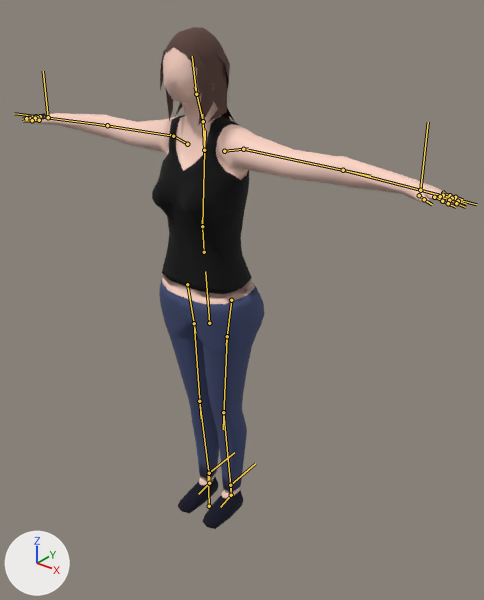
Two versions of the glTF model Resources/Models/Heros/hero_E.glb, one commit apart.
Rendered twice from a 50 mm lens placed at (1.25, -1.373, 1.721), pointed at (0.1, 0.064, 0.83). Lighting does not change. The marker at lower left points along +X, +Y and +Z. The picture after the commit comes second. The bones that change, and the others that lie on the model, are drawn over the model as lines.

The first picture shows 'Human'.
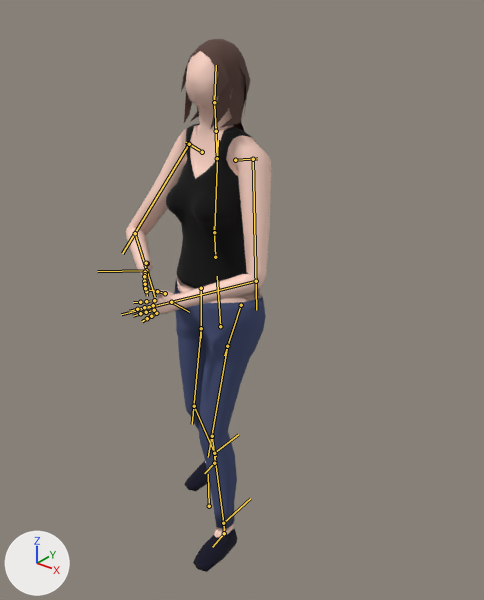
The newer file adds an action. The first version stands in its rest pose; the second is drawn at frame 0 of the action 'BattleActive'.

What changed in the scene script:
```text
Change bone_hip:
    where bone_hip = bpy.data.objects['ArmatureHuman'].pose.bones['Hip']  # child of 'Main'
    bone_hip.location: (0.0, 0.0, 0.0) -> (0.0, -0.047, -0.063)
    bone_hip.rotation_quaternion: (1.0, 0.0, 0.0, 0.0) -> (0.999, 0.0, -0.039, 0.003)  # degrees (0, 0, 0) -> degrees (0, -5, 0)
Change bone_neck:
    where bone_neck = bpy.data.objects['ArmatureHuman'].pose.bones['Neck']  # child of 'Collar'
    bone_neck.rotation_quaternion: (1.0, 0.0, 0.0, 0.0) -> (0.993, -0.117, 0.0, 0.0)  # degrees (0, 0, 0) -> degrees (-13, 0, 0)
Change bone_upperarm_l:
    where bone_upperarm_l = bpy.data.objects['ArmatureHuman'].pose.bones['UpperArm.L']  # child of 'Shoulder.L'
    bone_upperarm_l.rotation_quaternion: (1.0, 0.0, 0.0, 0.0) -> (0.721, 0.422, 0.362, -0.412)  # degrees (0, 0, 0) -> degrees (39, 61, -36)
Change bone_lowerarm_l:
    where bone_lowerarm_l = bpy.data.objects['ArmatureHuman'].pose.bones['LowerArm.L']  # child of 'UpperArm.L'
    bone_lowerarm_l.rotation_quaternion: (1.0, 0.0, 0.0, 0.0) -> (0.839, 0.525, 0.0, 0.142)  # degrees (0, 0, 0) -> degrees (63, -9, 14)
Change bone_upperarm_r:
    where bone_upperarm_r = bpy.data.objects['ArmatureHuman'].pose.bones['UpperArm.R']  # child of 'Shoulder.R'
    bone_upperarm_r.rotation_quaternion: (1.0, 0.0, 0.0, 0.0) -> (0.747, 0.46, -0.388, 0.283)  # degrees (0, 0, 0) -> degrees (59, -57, 7)
Change bone_lowerarm_r:
    where bone_lowerarm_r = bpy.data.objects['ArmatureHuman'].pose.bones['LowerArm.R']  # child of 'UpperArm.R'
    bone_lowerarm_r.rotation_quaternion: (1.0, 0.0, 0.0, 0.0) -> (0.764, 0.623, 0.0, -0.168)  # degrees (0, 0, 0) -> degrees (77, 12, -15)
Change bone_hip_l:
    where bone_hip_l = bpy.data.objects['ArmatureHuman'].pose.bones['Hip.L']  # child of 'Hip'
    bone_hip_l.rotation_quaternion: (1.0, 0.0, 0.0, 0.0) -> (0.957, -0.221, -0.185, -0.014)  # degrees (0, 0, 0) -> degrees (-27, -21, 3)
Change bone_upperleg_l:
    where bone_upperleg_l = bpy.data.objects['ArmatureHuman'].pose.bones['UpperLeg.L']  # child of 'Hip.L'
    bone_upperleg_l.rotation_quaternion: (1.0, 0.0, 0.0, 0.0) -> (1.0, -0.004, 0.003, -0.029)  # degrees (0, 0, 0) -> degrees (0, 0, -3)
Change bone_lowerleg_l:
    where bone_lowerleg_l = bpy.data.objects['ArmatureHuman'].pose.bones['LowerLeg.L']  # child of 'UpperLeg.L'
    bone_lowerleg_l.rotation_quaternion: (1.0, 0.0, 0.0, 0.0) -> (0.992, 0.091, 0.0, -0.083)  # degrees (0, 0, 0) -> degrees (10, 1, -10)
Change bone_hip_r:
    where bone_hip_r = bpy.data.objects['ArmatureHuman'].pose.bones['Hip.R']  # child of 'Hip'
    bone_hip_r.rotation_quaternion: (1.0, 0.0, 0.0, 0.0) -> (0.98, -0.095, 0.175, -0.022)  # degrees (0, 0, 0) -> degrees (-12, 20, -5)
Change bone_upperleg_r:
    where bone_upperleg_r = bpy.data.objects['ArmatureHuman'].pose.bones['UpperLeg.R']  # child of 'Hip.R'
    bone_upperleg_r.rotation_quaternion: (1.0, 0.0, 0.0, 0.0) -> (0.999, -0.006, -0.006, 0.044)  # degrees (0, 0, 0) -> degrees (-1, -1, 5)
Change bone_lowerleg_r:
    where bone_lowerleg_r = bpy.data.objects['ArmatureHuman'].pose.bones['LowerLeg.R']  # child of 'UpperLeg.R'
    bone_lowerleg_r.rotation_quaternion: (1.0, 0.0, 0.0, 0.0) -> (0.975, 0.162, 0.0, 0.151)  # degrees (0, 0, 0) -> degrees (18, -3, 17)
Change bone_heelik_l:
    where bone_heelik_l = bpy.data.objects['ArmatureHuman'].pose.bones['HeelIK.L']  # child of 'Main'
    bone_heelik_l.location: (0.0, 0.0, 0.0) -> (0.138, -0.194, -0.002)
Change bone_wristik_l:
    where bone_wristik_l = bpy.data.objects['ArmatureHuman'].pose.bones['WristIK.L']  # child of 'Main'
    bone_wristik_l.location: (0.0, 0.0, 0.0) -> (-0.839, -0.492, 0.338)
    bone_wristik_l.rotation_quaternion: (1.0, 0.0, 0.0, 0.0) -> (0.466, -0.415, -0.609, -0.49)  # degrees (0, 0, 0) -> degrees (-68, -103, -12)
Change bone_heelik_r:
    where bone_heelik_r = bpy.data.objects['ArmatureHuman'].pose.bones['HeelIK.R']  # child of 'Main'
    bone_heelik_r.location: (0.0, 0.0, 0.0) -> (-0.081, 0.122, -0.001)
Change bone_wristik_r:
    where bone_wristik_r = bpy.data.objects['ArmatureHuman'].pose.bones['WristIK.R']  # child of 'Main'
    bone_wristik_r.location: (0.0, 0.0, 0.0) -> (0.789, -0.406, 0.327)
    bone_wristik_r.rotation_quaternion: (1.0, 0.0, 0.0, 0.0) -> (0.332, -0.361, 0.625, 0.607)  # degrees (0, 0, 0) -> degrees (-85, 121, 5)
```

Where the change shows, as pixel boxes [x1, y1, x2, y2] in the pictures (484 x 600 px):
'Human', posed (67% narrower, 6% taller): before [23, 27, 465, 529]; after [126, 39, 271, 572]
bone 'Hip', root to tip: before (209, 323) to (205, 271); after (220, 326) to (217, 276)
bone 'Neck', root to tip: before (203, 121) to (195, 87); after (216, 131) to (214, 95)
bone 'UpperArm.L', root to tip: before (243, 149) to (370, 176); after (253, 159) to (256, 310)
bone 'LowerArm.L', root to tip: before (343, 170) to (476, 204); after (256, 281) to (121, 314)
bone 'UpperArm.R', root to tip: before (173, 136) to (93, 123); after (189, 144) to (122, 253)
bone 'LowerArm.R', root to tip: before (107, 125) to (14, 113); after (135, 233) to (155, 297)
bone 'Hip.L', root to tip: before (231, 300) to (226, 345); after (241, 305) to (224, 355)
bone 'UpperLeg.L', root to tip: before (227, 336) to (223, 429); after (227, 346) to (208, 457)
bone 'LowerLeg.L', root to tip: before (223, 412) to (231, 490); after (212, 436) to (224, 530)
bone 'Hip.R', root to tip: before (187, 284) to (195, 333); after (201, 288) to (201, 338)
bone 'UpperLeg.R', root to tip: before (194, 323) to (201, 418); after (201, 328) to (192, 424)
bone 'LowerLeg.R', root to tip: before (199, 401) to (209, 478); after (194, 406) to (216, 456)
bone 'HeelIK.L', root to tip: before (230, 485) to (255, 463); after (223, 523) to (250, 498)
bone 'WristIK.L', root to tip: before (420, 190) to (428, 122); after (171, 302) to (189, 312)
bone 'HeelIK.R', root to tip: before (209, 473) to (234, 452); after (214, 453) to (238, 434)
bone 'WristIK.R', root to tip: before (48, 117) to (43, 71); after (146, 270) to (97, 271)
